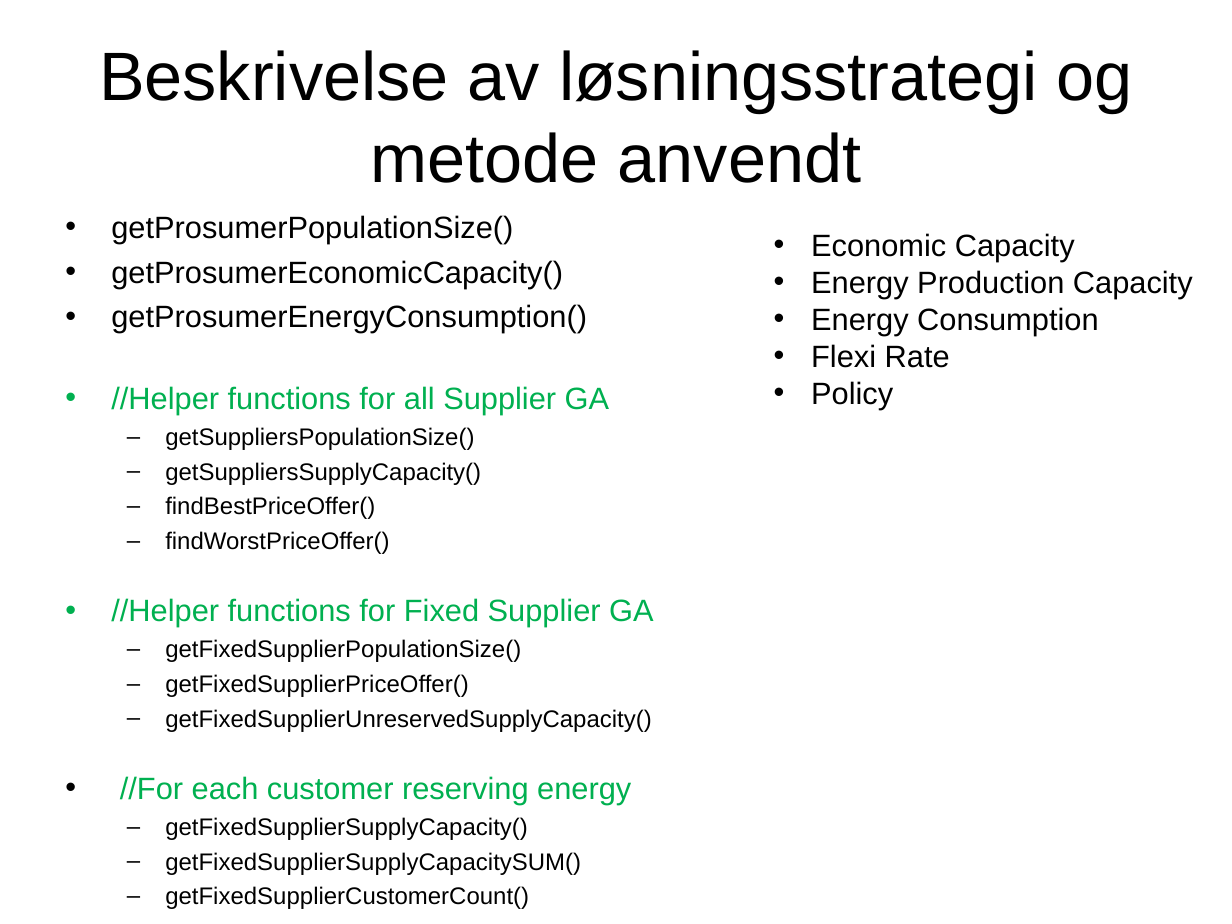
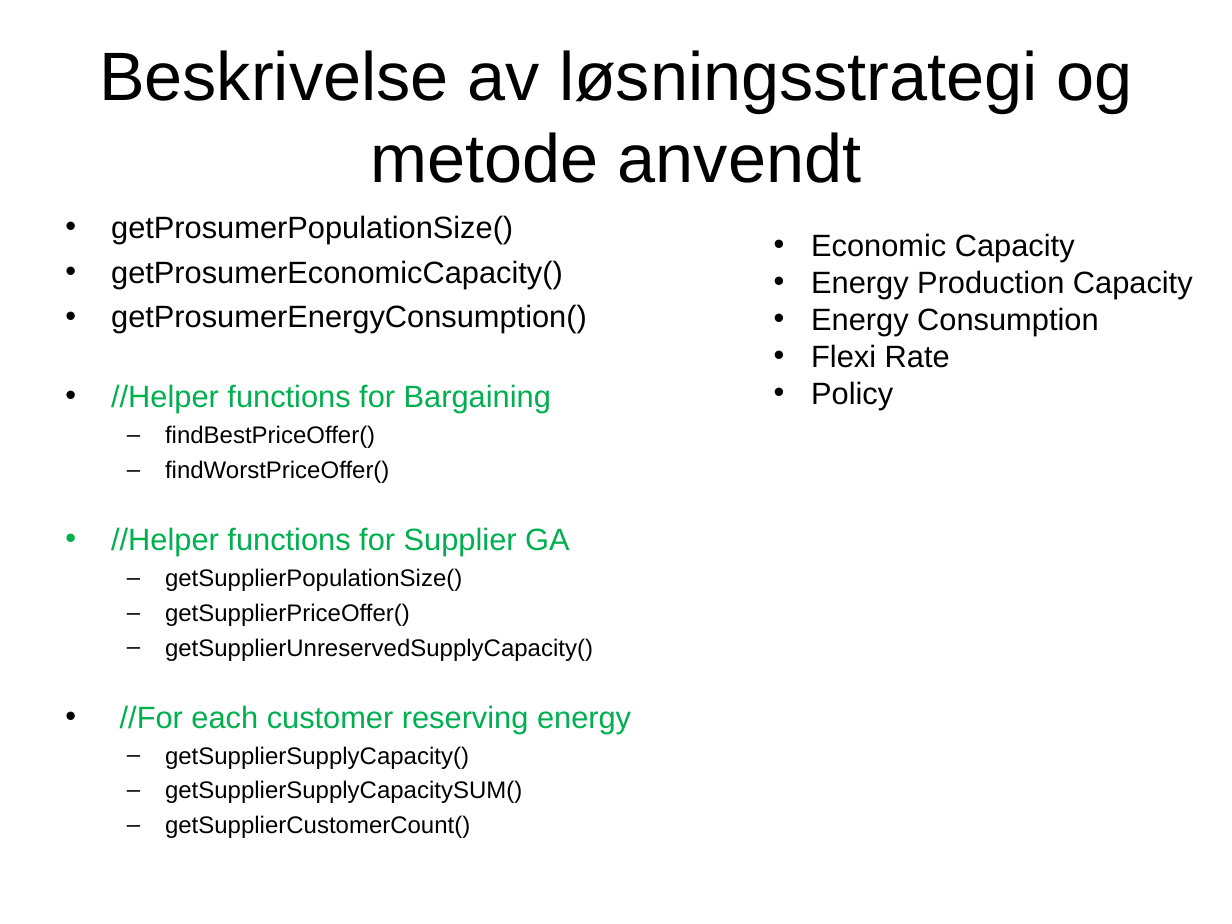
Before and after one commit to ptrefall/ste6246tradingagent, a slide deck: slide 7 of doc/4D_slides_Paal.ppt (slide 5 before the commit). Drawn at 1232x924 pixels with LibreOffice and Linux fonts; fonts in the diff are those of the drawing. Boxes give left, top, right and bottom in pixels: in the first picture for what was removed or moved away, otherwise in the second. Text is boxed around its words. In the diff, an @@ line names an element or a change of style, - is before the commit and + after.

```diff
--- a/doc/4D_slides_Paal.ppt
+++ b/doc/4D_slides_Paal.ppt
@@ text at bbox=[111, 384, 551, 413]: text changed; size 14 to 18 pt; text colour #000000 to #00B050 @@
-• //Helper functions for all Supplier GA
-  – getSuppliersPopulationSize()
-  – getSuppliersSupplyCapacity()
+• //Helper functions for Bargaining
@@ text at bbox=[111, 527, 593, 661]: text changed @@
-• //Helper functions for Fixed Supplier GA
-  – getFixedSupplierPopulationSize()
-  – getFixedSupplierPriceOffer()
-  – getFixedSupplierUnreservedSupplyCapacity()
+• //Helper functions for Supplier GA
+  – getSupplierPopulationSize()
+  – getSupplierPriceOffer()
+  – getSupplierUnreservedSupplyCapacity()
@@ text at bbox=[165, 746, 522, 838]: text changed @@
-  – getFixedSupplierSupplyCapacity()
-  – getFixedSupplierSupplyCapacitySUM()
-  – getFixedSupplierCustomerCount()
+  – getSupplierSupplyCapacity()
+  – getSupplierSupplyCapacitySUM()
+  – getSupplierCustomerCount()
```
Also in this commit, not shown: 5 other slides changed, 15 slides added, 11 slides removed, 1 other file.
